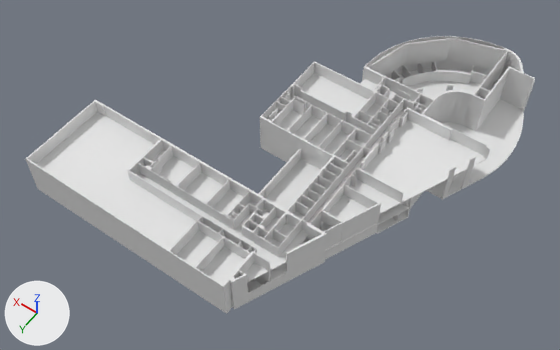
What one commit did to the Blender file INB Resources/Raw Assets/Blender/floor.blend.
The view is the same before and after, from a 50 mm camera at (-72.0, 133.8, 159.1) aimed at (1.0, 31.7, -1.4). Every picture has the same lights, and +X, +Y and +Z are marked at lower left.

The scene before the commit, as lines of its bpy script (objects in view):
```python
me_cube_003 = bpy.data.meshes.new('Cube.003')
me_cube_003.from_pydata(...)  # 166 vertices, 164 faces; spans x -33.3..48.1, y -3.0..72.2, z -0.1..0.1
me_cube_004 = bpy.data.meshes.new('Cube.004')
me_cube_004.from_pydata(...)  # 2706 vertices, 2766 faces, 2 loose edges; spans x -41.8..48.3, y -31.8..72.3, z -2.1..2.0
me_cube_005 = bpy.data.meshes.new('Cube.005')
me_cube_005.from_pydata(...)  # 2767 vertices, 2849 faces; spans x -42.5..48.3, y -31.8..72.3, z -6.9..2.0
me_cube_006 = bpy.data.meshes.new('Cube.006')
me_cube_006.from_pydata(...)  # 254 vertices, 252 faces; spans x -42.5..48.0, y -3.0..72.0, z -0.1..0.1
ob_floor_1 = bpy.data.objects.new('FLOOR-1', me_cube_003)
ob_floor_1.location = (0.0, 0.0, 4.1)
ob_floor_1_walls = bpy.data.objects.new('FLOOR-1-WALLS', me_cube_004)
ob_floor_1_walls.location = (0.0, 0.0, 6.1)
ob_floor_2 = bpy.data.objects.new('FLOOR-2', me_cube_006)
ob_floor_2.location = (0.0, 0.0, 8.2)
ob_floor_2_walls = bpy.data.objects.new('FLOOR-2-WALLS', me_cube_005)
ob_floor_2_walls.location = (0.0, 0.0, 10.2)
# also in view: 'FLOOR-0-WALLS' at (3.2, 20.2, 1.9); 'FLOOR-0' at (1.5, 20.2, 0.0)
```
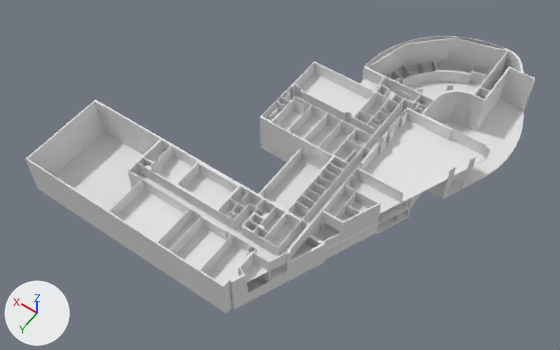
Commit message: Second floor complete.

Where the change shows, as pixel boxes (x1, y1, x2, y2) in the pictures (560 x 350 px; the box of a moved part takes in the faces that stretch with it):
'FLOOR-2', reshaped (18% narrower)
    before: (37, 73, 486, 284)
    after: (117, 73, 486, 284)
part 1 of me_cube_006, built on
    before: (37, 112, 286, 284)
    after: (117, 150, 277, 284)
part 2 of me_cube_003, built on
    before: (270, 241, 306, 281)
    after: (270, 241, 312, 281)
part 3 of me_cube_005, moved or reshaped
    before: (26, 145, 381, 295)
    after: (93, 145, 380, 295)

The change, as a list of edits to the scene's bpy script:
```text
Change me_cube_006:
    used by ob_floor_2; location = (0.0, 0.0, 8.2)
    remove me_cube_006.from_pydata(...)  # 254 vertices, 252 faces; spans x -42.5..48.0, y -3.0..72.0, z -0.1..0.1
    add me_cube_006.from_pydata(...)  # 276 vertices, 274 faces; spans x -42.5..25.6, y -3.0..72.0, z -0.1..0.1
    me_cube_006 part 1
    8 vertices are removed from x 48.0, y 48.3..72.0, z -0.1..0.1
    24 faces are deleted
    8 vertices are added at x -17.6..-12.9, y 60.2..60.7, z -0.1..0.1
    8 new vertices lie (23.3, 0.0, 0.0) away from vertices in x -2.4, y 48.3..72.0, z -0.1..0.1
    8 new vertices lie (0.0, -9.7, 0.0) away from vertices in x -12.2..20.9, y 70.1, z -0.1..0.1
    6 new vertices lie (4.7, 0.0, 0.0) away from vertices in x 20.9, y 48.3..60.4, z -0.1..0.1
    41 new faces join them
    5 new faces join them, smooth
Change me_cube_003:
    used by ob_floor_1; location = (0.0, 0.0, 4.1)
    remove me_cube_003.from_pydata(...)  # 166 vertices, 164 faces; spans x -33.3..48.1, y -3.0..72.2, z -0.1..0.1
    add me_cube_003.from_pydata(...)  # 184 vertices, 182 faces; spans x -33.3..25.6, y -3.0..72.2, z -0.1..0.1
    me_cube_003 part 2
    10 vertices are removed from x 48.1, y 48.2..72.2, z -0.1..0.1
    25 faces are deleted
    10 vertices are added at x -17.9..25.6, y 48.2..60.4, z -0.1..0.1
    10 new vertices lie (4.9, 0.0, 0.0) away from vertices in x -2.4, y 48.2..72.2, z -0.1..0.1
    8 new vertices lie (0.0, -1.2, 0.0) away from vertices in x -12.6..2.5, y 61.6, z -0.1..0.1
    38 new faces join them
    5 new faces join them, smooth
Change me_cube_005:
    used by ob_floor_2_walls; location = (0.0, 0.0, 10.2)
    remove me_cube_005.from_pydata(...)  # 2767 vertices, 2849 faces; spans x -42.5..48.3, y -31.8..72.3, z -6.9..2.0
    add me_cube_005.from_pydata(...)  # 2748 vertices, 2823 faces; spans x -42.5..48.3, y -31.8..72.3, z -6.9..2.0
    me_cube_005 part 3: 108 vertices moved from x -23.6..17.8, y 47.8..72.3, z -2.1..2.0 to x -19.7..19.7, y 47.8..72.3, z -2.1..2.0; 198 vertices removed from x -29.1..48.3, y 33.4..72.3, z -2.1..2.0; 179 vertices added at x -27.1..48.3, y 33.7..72.3, z -2.1..2.0
```
